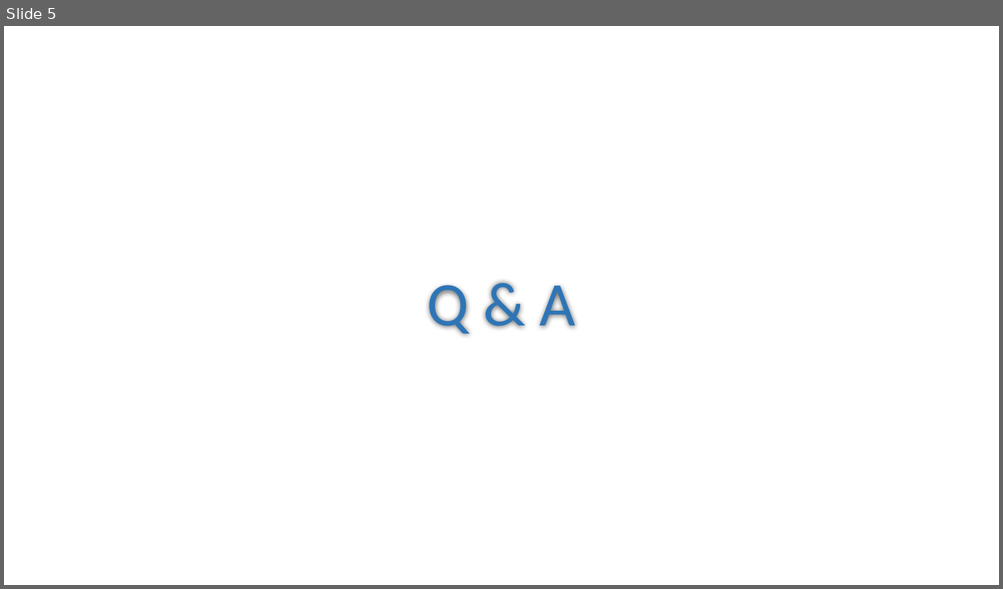
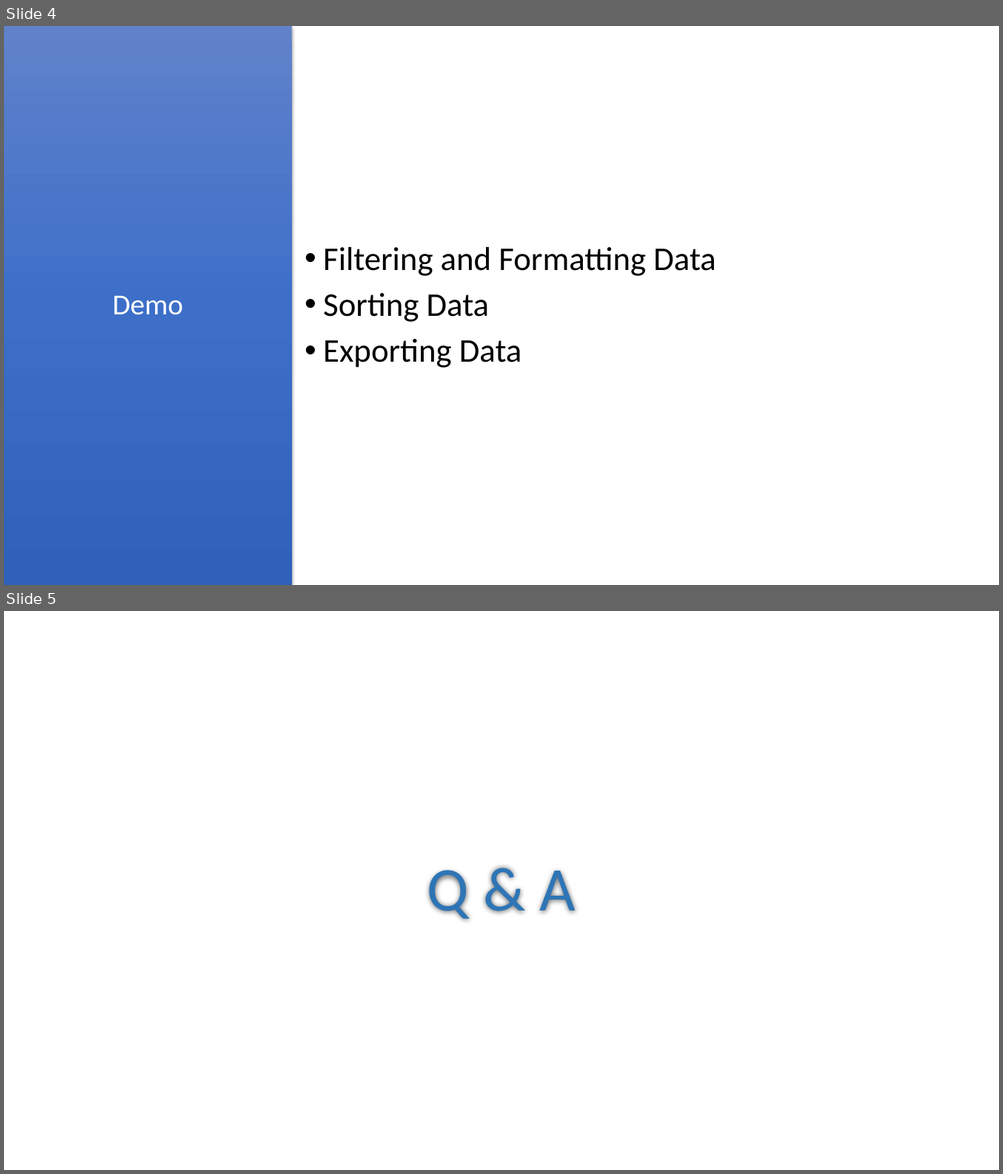
Before and after one commit to PSRITPro/my-learning-journal, a slide deck: PowerShell/Day4/PowerShell.pptx. Shown one above the other, each under a label of ours: slide 5 before the commit, slides 4 and 5 after it. The pictures are 1003x589 and 1003x1174 pixels, drawn with LibreOffice and Linux fonts; fonts in the diff are those of the drawing. Boxes give left, top, right and bottom in pixels: in the first picture for what was removed or moved away, otherwise in the second. Text is boxed around its words. In the diff, an @@ line names an element or a change of style, - is before the commit and + after.

```diff
--- a/PowerShell/Day4/PowerShell.pptx
+++ b/PowerShell/Day4/PowerShell.pptx
@@ slide 4 added at (4,26,999,585), background #FFFFFF @@
@@ text added at (4,26,292,585), fill gradient #6183CB to #3E70CA to #3062BB, 28 pt, text #FFFFFF @@
+Demo
@@ text added at (323,247,716,368), 32 pt, text #000000 @@
+• Filtering and Formatting Data
+• Sorting Data
+• Exporting Data
```
Also in this commit, not shown: 3 slides changed, 1 slide removed, 3 other files.
